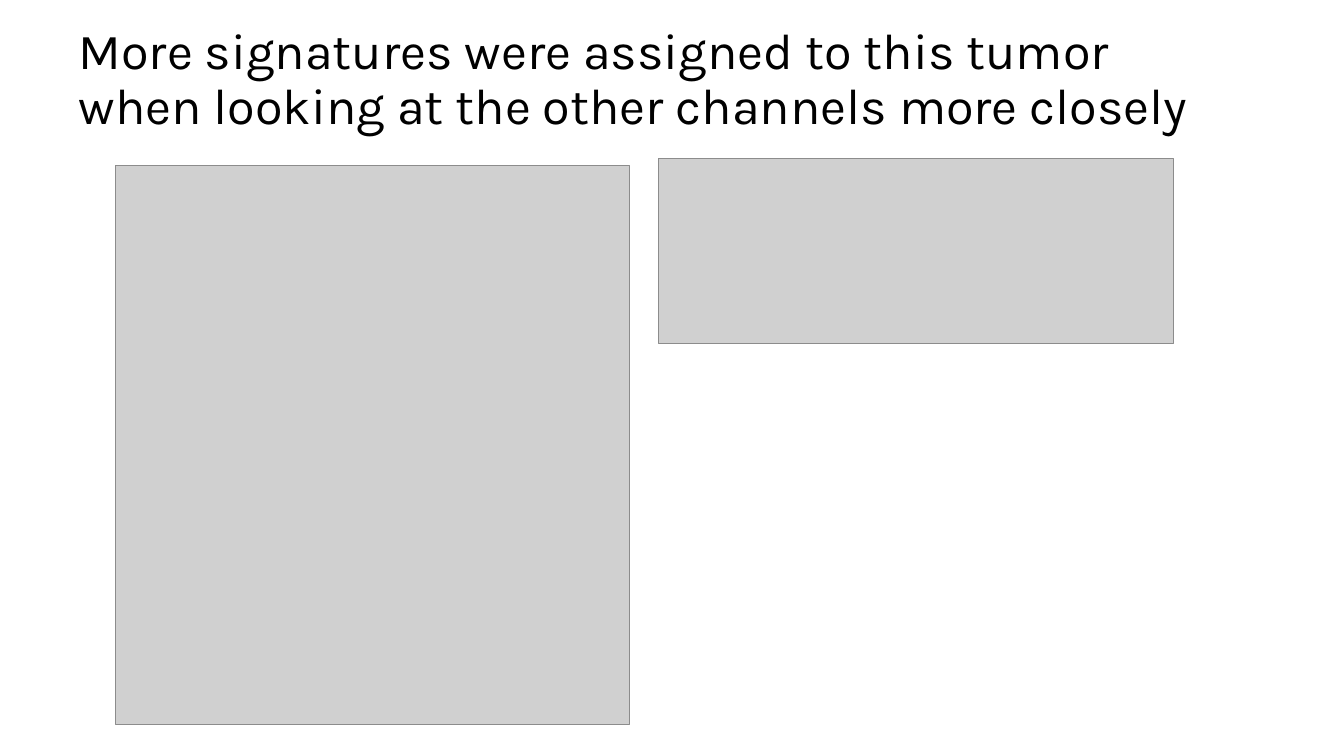
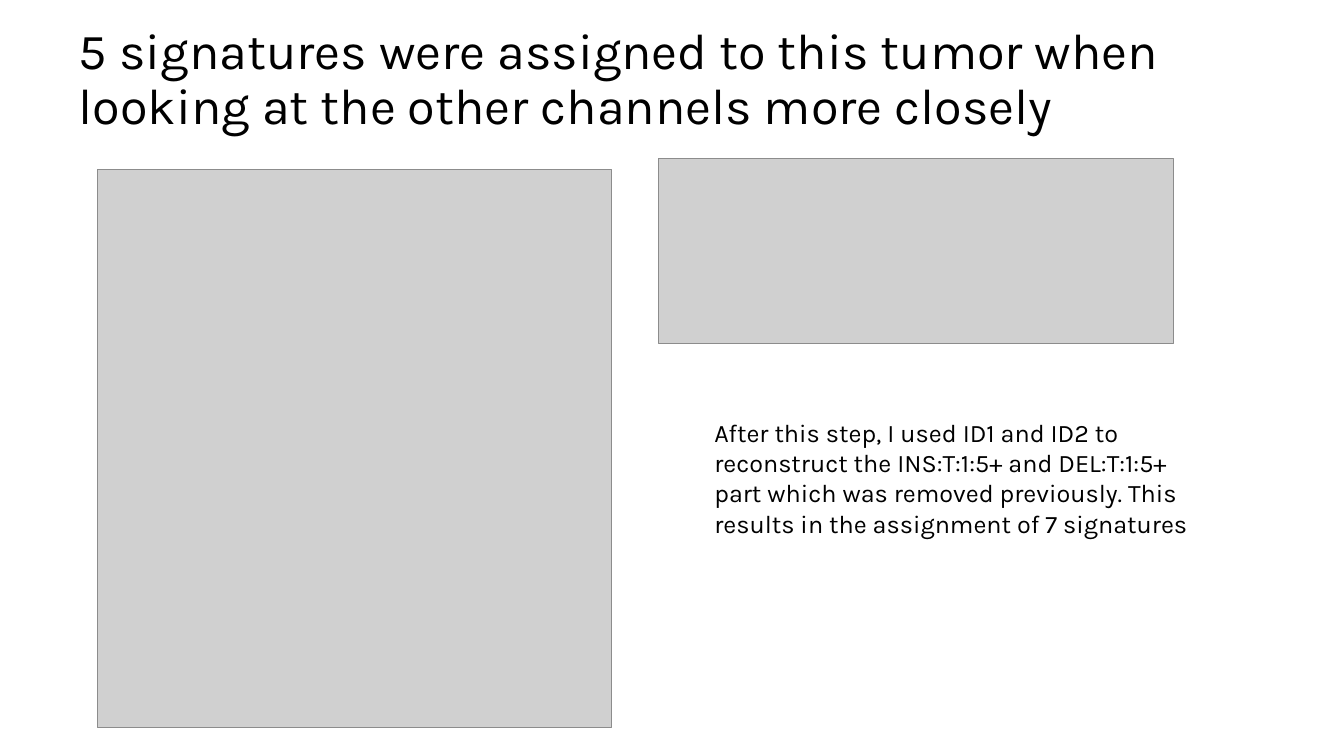
Before and after one commit to liumoLM/Liu2024, a slide deck: slide 4 of MSI_tumor_assignment_demo.pptx (slide 3 before the commit). Drawn at 1344x756 pixels with LibreOffice and Linux fonts; fonts in the diff are those of the drawing; grey boxes stand for pictures. Boxes give left, top, right and bottom in pixels: in the first picture for what was removed or moved away, otherwise in the second. Text is boxed around its words. In the diff, an @@ line names an element or a change of style, - is before the commit and + after.

```diff
--- a/MSI_tumor_assignment_demo.pptx
+++ b/MSI_tumor_assignment_demo.pptx
@@ title at (79, 34, 1158, 136): text changed @@
-More signatures were assigned to this tumor when looking at the other channels more closely
+5 signatures were assigned to this tumor when looking at the other channels more closely
@@ picture: place and size @@
-picture at (115, 165, 630, 724)
+picture at (98, 169, 613, 728)
@@ text added at (714, 424, 1187, 539), 18 pt, text #000000 @@
+After this step, I used ID1 and ID2 to reconstruct the INS:T:1:5+ and DEL:T:1:5+ part which was removed previously. This results in the assignment of 7 signatures
```
Also in this commit, not shown: 2 other slides changed, 1 slide added.
